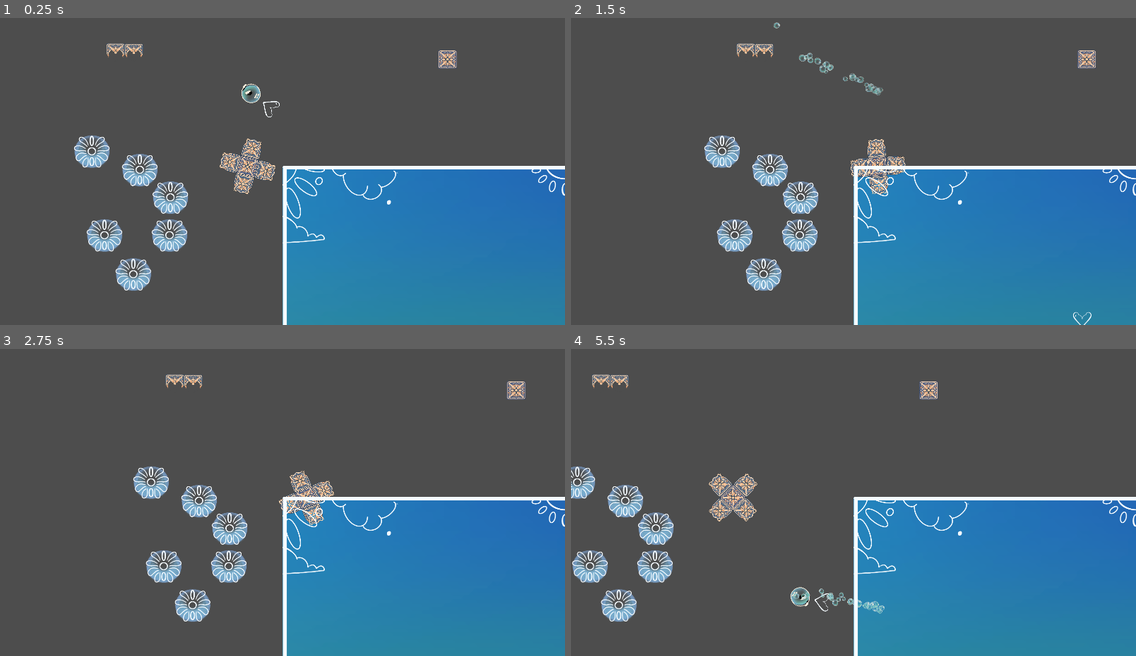
Above: before the commit, frames 1-4 (two rows, left to right).
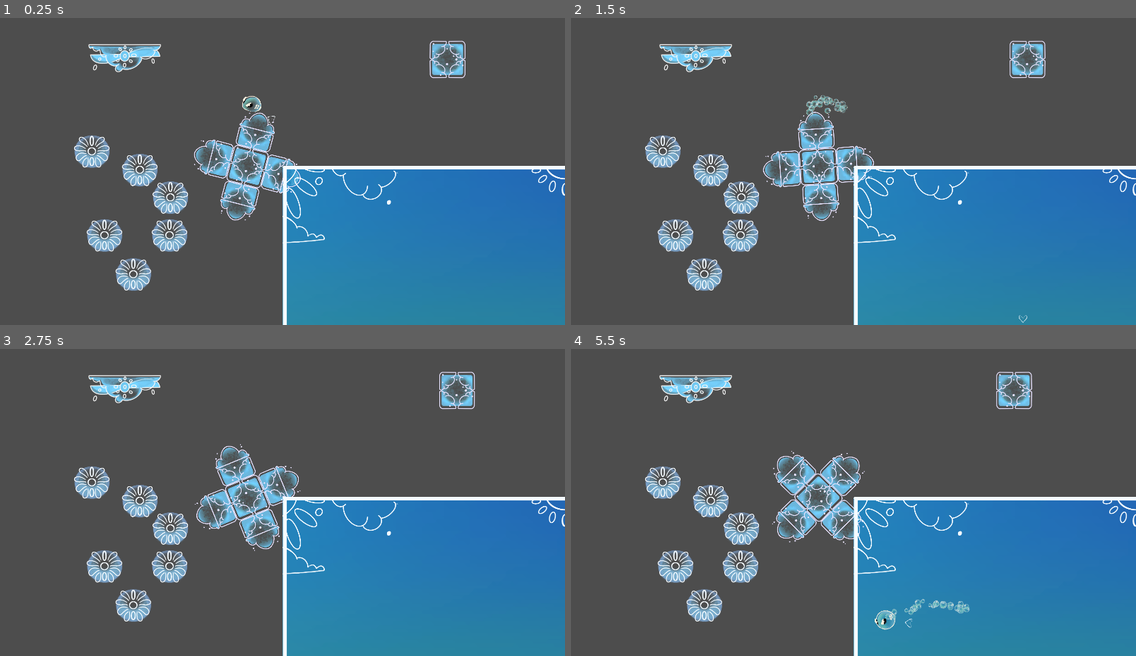
Above: after the commit, the same moments.

Repository: davifarhi/GGJ25-CrashSim-Untitled
Game: Godot game, scene res://scenes/TestPhysique.tscn
Same seed, same stepped clock (60 frames per second), same inputs: the game is played once before the commit and once after it. This scene is started directly instead of the project's main scene.
Inputs (mouse positions are in pixels of both pictures, inside the frame that each line leads up to):
- Up to frame 1 (0.25 s): no input
- Up to frame 2 (1.5 s): move the mouse to (977, 150) at 0.52 s; click (977, 150) at 0.6 s; move the mouse to (740, 183) at 1.27 s; tap Delete at 1.35 s
- Up to frame 3 (2.75 s): move the mouse to (339, 428) at 2.02 s; click (339, 428) at 2.1 s
- Up to frame 4 (5.5 s): move the mouse to (825, 560) at 2.77 s; tap Delete at 2.85, 4.35 s; move the mouse to (1023, 545) at 3.52 s; click (1023, 545) at 3.6 s; move the mouse to (684, 450) at 4.27 s; move the mouse to (881, 496) at 5.02 s; click (881, 496) at 5.1 s

The runs differ from the first frame. In frame 1, 4.3% of the frame differs, in the area x 15-83%, y 7-67%; in frame 2, 10%; in frame 3, 9.7%; in frame 4, 11%, in the area x 0-82%, y 7-92%.

Commit message:
Asset 2D mise a jour

Diff:
--- a/ggj-crashsim-untilted/scenes/Boubou.tscn
+++ b/ggj-crashsim-untilted/scenes/Boubou.tscn
@@ -56,7 +56,7 @@
 [node name="Visual" type="Node2D" parent="."]
 
 [node name="DirIndicator" type="Sprite2D" parent="Visual"]
-scale = Vector2(0.32, 0.32)
+scale = Vector2(0.15, 0.15)
 texture = ExtResource("2_apo2a")
 
 [node name="BodyPolygon" type="Polygon2D" parent="Visual"]
--- a/ggj-crashsim-untilted/scenes/obstacles/moving_wall_2x_2.tscn
+++ b/ggj-crashsim-untilted/scenes/obstacles/moving_wall_2x_2.tscn
@@ -21,8 +21,9 @@
 [node name="Sprite2D" type="Sprite2D" parent="."]
 texture_filter = 4
 position = Vector2(0.140303, -2.80142e-06)
-scale = Vector2(-0.32, -0.32)
+scale = Vector2(0.64, 0.64)
 texture = ExtResource("2_a1tw1")
 
 [node name="CollisionShape2D" type="CollisionShape2D" parent="."]
+scale = Vector2(2, 2)
 shape = SubResource("RectangleShape2D_vpay0")
--- a/ggj-crashsim-untilted/scenes/obstacles/turning_cross.tscn
+++ b/ggj-crashsim-untilted/scenes/obstacles/turning_cross.tscn
@@ -5,7 +5,7 @@
 [ext_resource type="Texture2D" uid="uid://cepknqnmyjg6x" path="res://assets/Asset2D/Cube02.png" id="3_2r4r4"]
 
 [sub_resource type="RectangleShape2D" id="RectangleShape2D_bloyc"]
-size = Vector2(58.7498, 64)
+size = Vector2(63.1667, 64)
 
 [node name="TurningCross" type="RigidBody2D"]
 position = Vector2(870, 562)
@@ -14,39 +14,39 @@
 script = ExtResource("1_w5ct8")
 
 [node name="Sprite2D" type="Sprite2D" parent="."]
-scale = Vector2(0.32, 0.32)
+scale = Vector2(0.64, 0.64)
 texture = ExtResource("2_8sk73")
 
 [node name="Sprite2D2" type="Sprite2D" parent="."]
-position = Vector2(64, 0)
+position = Vector2(124, 0)
 rotation = 1.5708
-scale = Vector2(0.32, 0.32)
+scale = Vector2(0.64, 0.64)
 texture = ExtResource("3_2r4r4")
 
 [node name="Sprite2D3" type="Sprite2D" parent="."]
-position = Vector2(-63, 0)
+position = Vector2(-125, 0)
 rotation = -1.5708
-scale = Vector2(0.32, 0.32)
+scale = Vector2(0.64, 0.64)
 texture = ExtResource("3_2r4r4")
 
 [node name="Sprite2D5" type="Sprite2D" parent="."]
-position = Vector2(0, -64)
-scale = Vector2(0.32, 0.32)
+position = Vector2(0, -127)
+scale = Vector2(0.64, 0.64)
 texture = ExtResource("3_2r4r4")
 
 [node name="Sprite2D4" type="Sprite2D" parent="."]
-position = Vector2(0, 62)
+position = Vector2(0, 127)
 rotation = 3.14159
-scale = Vector2(0.32, 0.32)
+scale = Vector2(0.64, 0.64)
 texture = ExtResource("3_2r4r4")
 
 [node name="CollisionShape2D" type="CollisionShape2D" parent="."]
-position = Vector2(0.499939, 0)
-scale = Vector2(3.16, 1)
+position = Vector2(-1, 0)
+scale = Vector2(6, 2)
 shape = SubResource("RectangleShape2D_bloyc")
 
 [node name="CollisionShape2D2" type="CollisionShape2D" parent="."]
-position = Vector2(0, -1)
+position = Vector2(0, -0.5)
 rotation = 1.57079
-scale = Vector2(3.20001, 1)
+scale = Vector2(6, 2)
 shape = SubResource("RectangleShape2D_bloyc")
--- a/ggj-crashsim-untilted/scenes/obstacles/wind_turbine.tscn
+++ b/ggj-crashsim-untilted/scenes/obstacles/wind_turbine.tscn
@@ -1,11 +1,12 @@
-[gd_scene load_steps=7 format=3 uid="uid://dr8qcb8xad7lc"]
+[gd_scene load_steps=11 format=3 uid="uid://dr8qcb8xad7lc"]
 
 [ext_resource type="Script" path="res://scenes/wind_box.gd" id="1_7hnom"]
 [ext_resource type="Script" path="res://scenes/obstacles/wind_turbine.gd" id="1_dcvhy"]
+[ext_resource type="Texture2D" uid="uid://br70pgc83pbgn" path="res://assets/Asset2D/pal.png" id="3_c36w8"]
 [ext_resource type="Texture2D" uid="uid://dhw441y1378qh" path="res://assets/Asset2D/Ventilateur_base.png" id="3_i7uf1"]
 
 [sub_resource type="RectangleShape2D" id="RectangleShape2D_iqg1w"]
-size = Vector2(126, 138)
+size = Vector2(256, 269)
 
 [sub_resource type="ParticleProcessMaterial" id="ParticleProcessMaterial_451e1"]
 particle_flag_disable_z = true
@@ -17,7 +18,43 @@
 scale_max = 2.0
 
 [sub_resource type="RectangleShape2D" id="RectangleShape2D_rx405"]
-size = Vector2(128, 64)
+size = Vector2(128, 49.5)
+
+[sub_resource type="Animation" id="Animation_kx3fi"]
+resource_name = "ventilateur_animation"
+tracks/0/type = "value"
+tracks/0/imported = false
+tracks/0/enabled = true
+tracks/0/path = NodePath("Sprite2:rotation")
+tracks/0/interp = 1
+tracks/0/loop_wrap = true
+tracks/0/keys = {
+"times": PackedFloat32Array(0, 0.266667),
+"transitions": PackedFloat32Array(1, 1),
+"update": 0,
+"values": [3.14159, 0.0]
+}
+
+[sub_resource type="Animation" id="Animation_ugnw0"]
+length = 0.001
+tracks/0/type = "value"
+tracks/0/imported = false
+tracks/0/enabled = true
+tracks/0/path = NodePath("Sprite2:rotation")
+tracks/0/interp = 1
+tracks/0/loop_wrap = true
+tracks/0/keys = {
+"times": PackedFloat32Array(0),
+"transitions": PackedFloat32Array(1),
+"update": 0,
+"values": [3.14159]
+}
+
+[sub_resource type="AnimationLibrary" id="AnimationLibrary_fmtpl"]
+_data = {
+"RESET": SubResource("Animation_ugnw0"),
+"ventilateur_animation": SubResource("Animation_kx3fi")
+}
 
 [node name="WindTurbine" type="Node2D"]
 position = Vector2(123, 76)
@@ -27,7 +64,7 @@
 script = ExtResource("1_7hnom")
 
 [node name="WindBoxShape" type="CollisionShape2D" parent="WindBox"]
-position = Vector2(1, 68)
+position = Vector2(3, 171)
 shape = SubResource("RectangleShape2D_iqg1w")
 
 [node name="Particles" type="GPUParticles2D" parent="WindBox/WindBoxShape"]
@@ -40,19 +77,28 @@
 [node name="StaticPart" type="StaticBody2D" parent="."]
 position = Vector2(0, -1)
 
+[node name="Sprite2" type="Sprite2D" parent="StaticPart"]
+position = Vector2(2, -22)
+rotation = 3.14159
+scale = Vector2(0.64, 0.64)
+texture = ExtResource("3_c36w8")
+offset = Vector2(-1.72992, -32.6131)
+
 [node name="Sprite" type="Sprite2D" parent="StaticPart"]
-position = Vector2(-30, -32)
-scale = Vector2(-0.32, -0.32)
-texture = ExtResource("3_i7uf1")
-
-[node name="Sprite2" type="Sprite2D" parent="StaticPart"]
-position = Vector2(32, -31)
-scale = Vector2(-0.32, -0.32)
+position = Vector2(2, 0)
+rotation = -3.14159
+scale = Vector2(0.64, 0.64)
 texture = ExtResource("3_i7uf1")
 
 [node name="CollisionShape2D" type="CollisionShape2D" parent="StaticPart"]
-position = Vector2(1, -32)
+position = Vector2(3, -12.5)
+scale = Vector2(2, 2)
 shape = SubResource("RectangleShape2D_rx405")
+
+[node name="AnimationPlayer" type="AnimationPlayer" parent="StaticPart"]
+libraries = {
+"": SubResource("AnimationLibrary_fmtpl")
+}
 
 [connection signal="body_entered" from="WindBox" to="WindBox" method="_on_windbox_entered"]
 [connection signal="body_exited" from="WindBox" to="WindBox" method="_on_windbox_exited"]
Binary file changed: ggj-crashsim-untilted/assets/Asset2D/Cube01.png
Binary file changed: ggj-crashsim-untilted/assets/Asset2D/Cube02.png
Binary file changed: ggj-crashsim-untilted/assets/Asset2D/Ventilateur_base.png
Binary file added: ggj-crashsim-untilted/assets/Asset2D/pal.png
Not shown, added: ggj-crashsim-untilted/assets/Asset2D/pal.png.import
Not shown, changed: ggj-crashsim-untilted/assets/Asset2D/Thumbs.db
